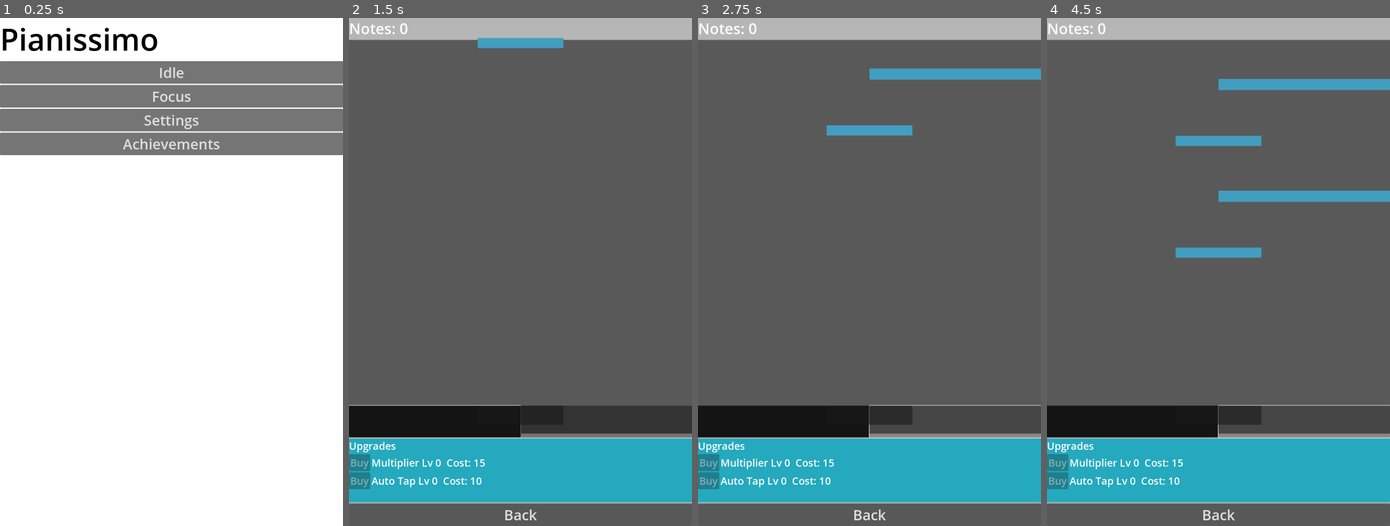
Above: before the commit, frames 1-4 (left to right).
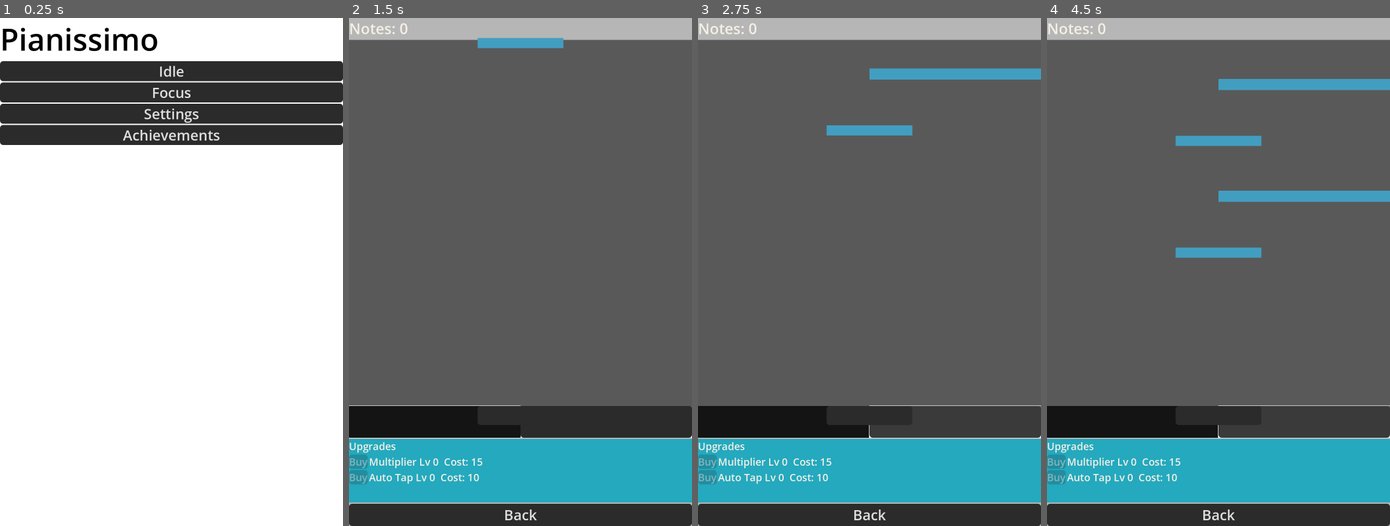
Above: after the commit, the same moments.

Repository: solsolet/MemoriaTFM
Game: Godot game, scene res://scenes/home/home.tscn
The game is run twice, just before and just after one commit, with the same random seed, the same clock (stepped at 60 frames per second) and the same inputs.
Inputs (mouse positions are in pixels of both pictures, inside the frame that each line leads up to; where the layout moved, square brackets give the same spot in the first picture):
- Up to frame 1 (0.25 s): no input
- Up to frame 2 (1.5 s): click "Idle" at 0.5 s; click (434, 424) [434, 419] at 1.25 s
- Up to frame 3 (2.75 s): click (955, 424) [955, 419] at 2 s
- Up to frame 4 (4.5 s): click (1218, 414) at 2.75 s; click (1132, 424) [1132, 419] at 3.5 s; click (1304, 424) [1304, 419] at 4.25 s

The runs differ from the first frame. In frame 1, 18% of the frame differs, in the area x 0-100%, y 8-27%; in frame 2, 6.4%; in frame 3, 6.5%; in frame 4, 6.5%.

Commit message:
feat: buttons/label custom (temporal)

Diff:
--- a/pianissimo/project.godot
+++ b/pianissimo/project.godot
@@ -44,6 +44,10 @@
 "res://ui/": "purple"
 }
 
+[gui]
+
+theme/custom="uid://dt2kc553fw26"
+
 [internationalization]
 
 locale/translations=PackedStringArray("res://assets/i18n/translations.ca.translation", "res://assets/i18n/translations.en.translation", "res://assets/i18n/translations.es.translation")
--- a/pianissimo/ui/main_theme.tres
+++ b/pianissimo/ui/main_theme.tres
@@ -1,4 +1,37 @@
-[gd_resource type="Theme" format=3 uid="uid://q14d1d2e2x5t"]
+[gd_resource type="Theme" load_steps=5 format=3 uid="uid://dt2kc553fw26"]
+
+[sub_resource type="StyleBoxFlat" id="StyleBoxFlat_6tukj"]
+bg_color = Color(0.101960786, 0.101960786, 0.101960786, 0.19607843)
+corner_radius_top_left = 10
+corner_radius_top_right = 10
+corner_radius_bottom_right = 10
+corner_radius_bottom_left = 10
+
+[sub_resource type="StyleBoxFlat" id="StyleBoxFlat_tsbh2"]
+bg_color = Color(0.22745098, 0.22745098, 0.22745098, 1)
+corner_radius_top_left = 10
+corner_radius_top_right = 10
+corner_radius_bottom_right = 10
+corner_radius_bottom_left = 10
+
+[sub_resource type="StyleBoxFlat" id="StyleBoxFlat_g1fjd"]
+bg_color = Color(0.16862746, 0.16862746, 0.16862746, 1)
+corner_radius_top_left = 10
+corner_radius_top_right = 10
+corner_radius_bottom_right = 10
+corner_radius_bottom_left = 10
+
+[sub_resource type="StyleBoxFlat" id="StyleBoxFlat_3xb56"]
+bg_color = Color(0.83137256, 0.6862745, 0.21568628, 1)
+corner_radius_top_left = 10
+corner_radius_top_right = 10
+corner_radius_bottom_right = 10
+corner_radius_bottom_left = 10
 
 [resource]
 default_font_size = 36
+Button/styles/disabled = SubResource("StyleBoxFlat_6tukj")
+Button/styles/hover = SubResource("StyleBoxFlat_tsbh2")
+Button/styles/normal = SubResource("StyleBoxFlat_g1fjd")
+Button/styles/pressed = SubResource("StyleBoxFlat_3xb56")
+Label/colors/font_color = Color(0.9607843, 0.9411765, 0.9019608, 1)
